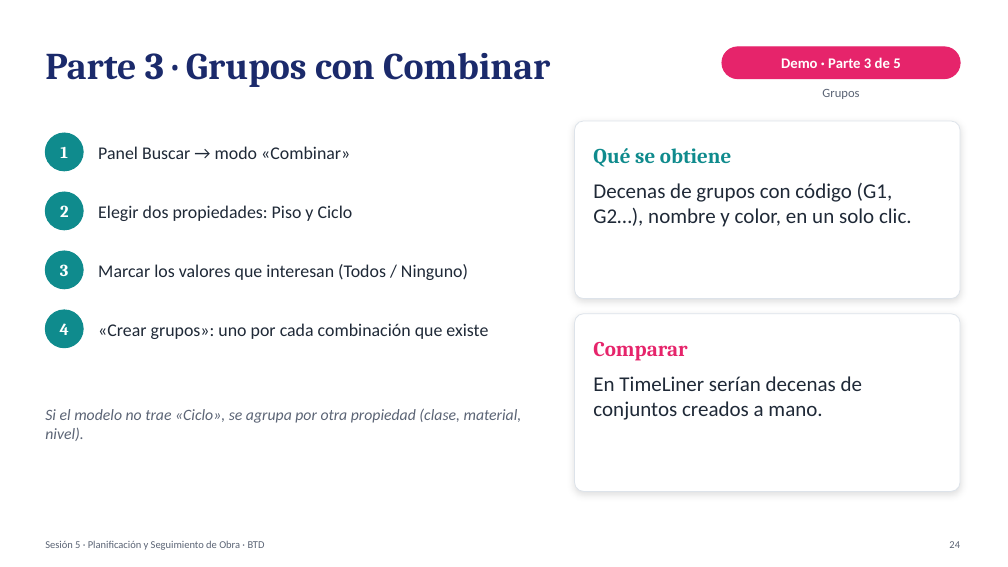
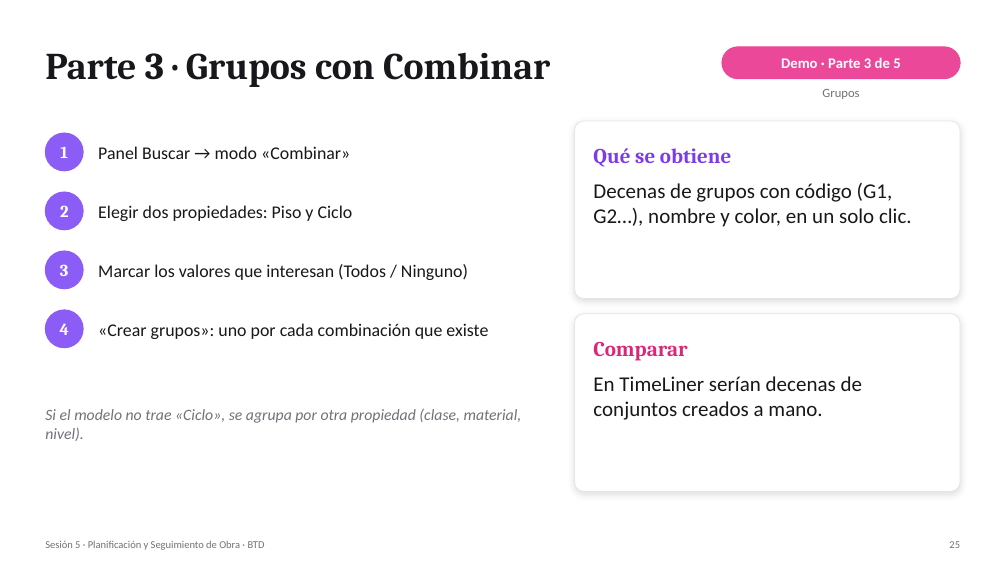
Before and after one commit to gjordanp/opengantt-bim, a slide deck: slide 25 of docs/clase/Sesion5-4D-BIM-Opengantt-v3.pptx (slide 24 before the commit). Drawn at 1008x567 pixels with LibreOffice and Linux fonts; fonts in the diff are those of the drawing. Boxes give left, top, right and bottom in pixels: in the first picture for what was removed or moved away, otherwise in the second. Text is boxed around its words. In the diff, an @@ line names an element or a change of style, - is before the commit and + after.

```diff
--- a/docs/clase/Sesion5-4D-BIM-Opengantt-v3.pptx
+++ b/docs/clase/Sesion5-4D-BIM-Opengantt-v3.pptx
@@ text "Parte 3 · Grupos con ..." at (x1=45, y1=52, x2=550, y2=87): text colour #1B2A6B to #17171C @@
@@ rounded rectangle at (x1=722, y1=47, x2=960, y2=79): fill #E6246B to #EC4899; outline #E6246B 1 pt to #EC4899 1 pt @@
@@ rounded rectangle at (x1=575, y1=121, x2=960, y2=299): outline #DDE3EA 0.75 pt to #E4E4E7 0.75 pt @@
@@ text "Qué se obtiene" at (x1=593, y1=148, x2=731, y2=167): text colour #0F8B8D to #7C3AED @@
@@ fill #0F8B8D to #8B5CF6; outline #0F8B8D 1 pt to #8B5CF6 1 pt in 4 elements at (x1=45, y1=133, x2=83, y2=171), (x1=45, y1=192, x2=83, y2=230), (x1=45, y1=251, x2=83, y2=289), (x1=45, y1=310, x2=83, y2=348) @@
@@ rounded rectangle at (x1=575, y1=314, x2=960, y2=492): outline #DDE3EA 0.75 pt to #E4E4E7 0.75 pt @@
@@ text colour #1F2937 to #18181B in 6 elements at (x1=98, y1=146, x2=350, y2=159), (x1=98, y1=205, x2=353, y2=221), (x1=98, y1=264, x2=468, y2=280), (x1=98, y1=323, x2=488, y2=339), (x1=593, y1=183, x2=912, y2=227), (x1=593, y1=376, x2=862, y2=420) @@
@@ text colour #5B6475 to #71717A in 3 elements at (x1=822, y1=89, x2=859, y2=99), (x1=45, y1=409, x2=522, y2=441), (x1=45, y1=541, x2=265, y2=550) @@
@@ text at (x1=949, y1=541, x2=960, y2=548): text changed; text colour #5B6475 to #71717A @@
-24
+25
```
Also in this commit, not shown: 31 other slides changed, 1 other file.
